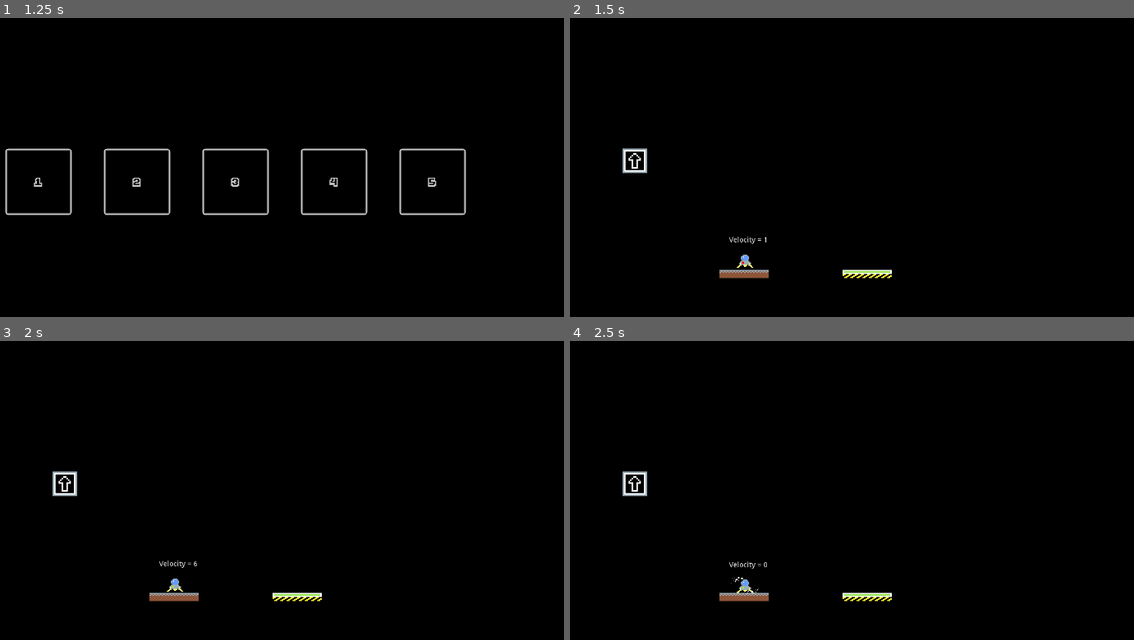
Above: before the commit, frames 1-4 (two rows, left to right).
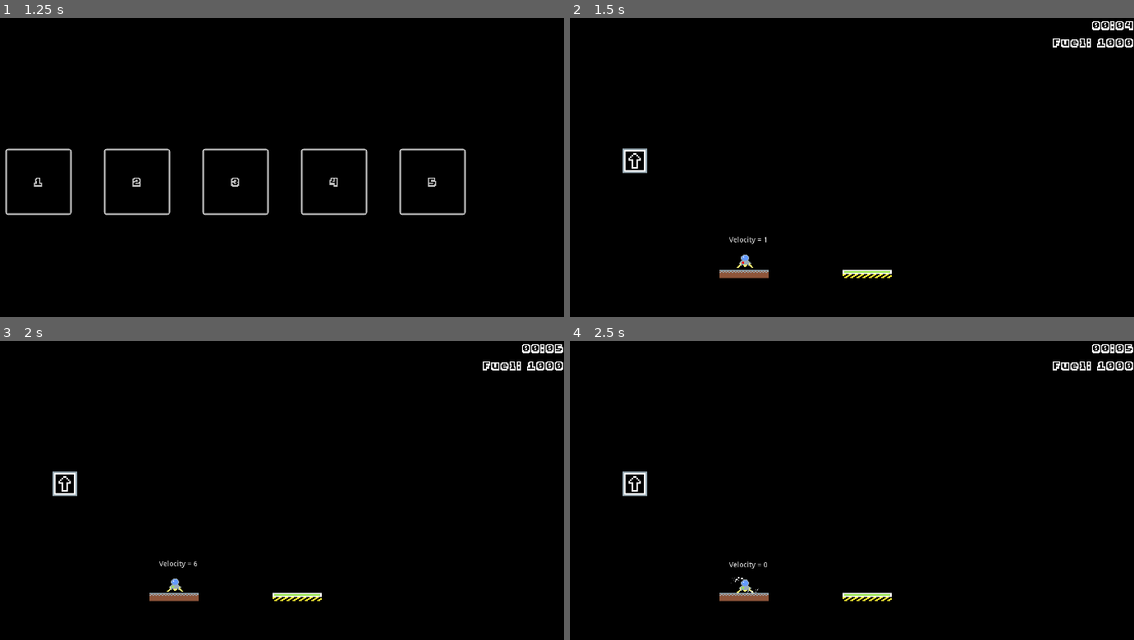
Above: after the commit, the same moments.

Repository: JestemStefan/GWJ_48_Moon_Lander
Game: Godot game, scene res://scenes/menu/MainMenu.tscn
The game is run twice, just before and just after one commit, with the same random seed, the same clock (stepped at 60 frames per second) and the same inputs.
Inputs:
- Up to frame 1 (1.25 s): click "Start" at 0.5 s
- Up to frame 2 (1.5 s): click "1" at 1.25 s
- Up to frame 3 (2 s): no input
- Up to frame 4 (2.5 s): hold Right (ui_right) from 2.03 s (still down)

Frame 1 is identical in both runs. In frame 2, 0.4% of the frame differs, in the area x 85-100%, y 1-11%; in frame 3, 0.4%; in frame 4, 0.4%.

Commit message:
Add time and fuel counter

Diff:
--- a/project.godot
+++ b/project.godot
@@ -45,7 +45,6 @@
 window/size/width=1280
 window/size/height=640
 window/size/resizable=false
-window/size/borderless=true
 window/dpi/allow_hidpi=true
 window/stretch/mode="viewport"
 window/stretch/aspect="keep"
--- /dev/null
+++ b/scenes/UI/Counter.tscn
@@ -0,0 +1,32 @@
+[gd_scene load_steps=3 format=2]
+
+[ext_resource path="res://src/ui/Counter.gd" type="Script" id=1]
+[ext_resource path="res://art/themes/MainTheme.tres" type="Theme" id=2]
+
+[node name="Counter" type="Control"]
+anchor_left = 1.0
+anchor_right = 1.0
+margin_left = -120.0
+margin_bottom = 69.0
+theme = ExtResource( 2 )
+script = ExtResource( 1 )
+
+[node name="VBoxContainer" type="VBoxContainer" parent="."]
+anchor_left = 1.0
+anchor_right = 1.0
+margin_left = -117.0
+margin_bottom = 96.0
+grow_horizontal = 0
+
+[node name="TimeLabel" type="Label" parent="VBoxContainer"]
+margin_right = 117.0
+margin_bottom = 30.0
+rect_min_size = Vector2( 0, 30 )
+align = 2
+
+[node name="FuelLabel" type="Label" parent="VBoxContainer"]
+margin_top = 34.0
+margin_right = 117.0
+margin_bottom = 64.0
+rect_min_size = Vector2( 0, 30 )
+align = 2
--- a/scenes/levels/Tutorial.tscn
+++ b/scenes/levels/Tutorial.tscn
@@ -6,7 +6,7 @@
 [ext_resource path="res://scenes/level_elements/StartingPad.tscn" type="PackedScene" id=4]
 [ext_resource path="res://art/arrows_up.png" type="Texture" id=5]
 [ext_resource path="res://src/ui/UI.gd" type="Script" id=6]
-[ext_resource path="res://art/themes/MainTheme.tres" type="Theme" id=7]
+[ext_resource path="res://scenes/UI/Counter.tscn" type="PackedScene" id=7]
 
 [node name="Level_Tutorial" type="Node2D"]
 
@@ -30,10 +30,7 @@
 [node name="LandingPad2" parent="." instance=ExtResource( 1 )]
 position = Vector2( 760, 500 )
 
-[node name="UI" type="Control" parent="."]
-margin_right = 40.0
-margin_bottom = 40.0
-theme = ExtResource( 7 )
+[node name="UI" type="CanvasLayer" parent="."]
 script = ExtResource( 6 )
 
 [node name="BackToLevelSelect" type="Button" parent="UI"]
@@ -52,10 +49,15 @@
 margin_bottom = 230.0
 text = "Restart"
 
+[node name="Counter" parent="UI" instance=ExtResource( 7 )]
+startFuel = 1000
+
 [node name="ArrowsUp" type="Sprite" parent="."]
 position = Vector2( 307, 279 )
 scale = Vector2( 3, 3 )
 texture = ExtResource( 5 )
 
+[connection signal="emitFuel" from="Player" to="UI/Counter" method="decreaseFuel"]
 [connection signal="button_up" from="UI/BackToLevelSelect" to="UI" method="_on_BackToLevelSelect_button_up"]
 [connection signal="button_up" from="UI/Restart" to="UI" method="_on_Restart_button_up"]
+[connection signal="fuelEmpty" from="UI/Counter" to="Player" method="_onFuelEmpty"]
--- a/src/globals/GameManager.gd
+++ b/src/globals/GameManager.gd
@@ -2,7 +2,7 @@
 
 var player: Player = null
 
-var UI: Control = null
+var UI: CanvasLayer = null
 onready var landing_result_label: PackedScene = preload("res://scenes/UI/LandingResultLabel.tscn")
 onready var sfx_exposion: PackedScene = preload("res://scenes/SFX/Explosion.tscn")
 
--- a/src/player/Player.gd
+++ b/src/player/Player.gd
@@ -5,10 +5,13 @@
 var vel: float
 
 var is_landed: bool = false
+var noFuel: bool = false
 
 onready var engine_particles: Particles2D = $EngineParticles
 onready var control_engine_particles_1: Particles2D = $ControlEngineParticles_1
 onready var control_engine_particles_2: Particles2D = $ControlEngineParticles_2
+
+signal emitFuel
 
 # Called when the node enters the scene tree for the first time.
 func _ready():
@@ -22,7 +25,7 @@
 	$Label.text = "Velocity = " + str(int(vel))
 
 	var input = self._get_input()
-	var is_engine_on: bool = input.y > 0
+	var is_engine_on: bool = input.y > 0 and not noFuel
 
 	dir = Vector2.UP.rotated(rotation) * 60 if is_engine_on else Vector2.ZERO
 	engine_particles.emitting = is_engine_on
@@ -31,6 +34,8 @@
 
 	apply_central_impulse(dir)
 
+	if is_engine_on:
+		emit_signal("emitFuel")
 
 func _get_input():
 	if is_landed:
@@ -63,3 +68,6 @@
 
 		else:
 			GameManager.total_failure()
+
+func _onFuelEmpty():
+	noFuel = true
--- /dev/null
+++ b/src/ui/Counter.gd
@@ -0,0 +1,33 @@
+extends Control
+
+onready var _timeLabel: Label = $VBoxContainer/TimeLabel
+onready var _fuelLabel: Label = $VBoxContainer/FuelLabel
+
+export var startFuel: int = 0
+
+signal fuelEmpty()
+
+var _currentFuel: int
+var _startTicks: int
+
+func _ready() -> void:
+	_currentFuel = startFuel
+	_startTicks = OS.get_ticks_msec()
+	_setFuelLabel()
+
+func _process(_delta: float) -> void:
+	var ticks = OS.get_ticks_msec()
+	var secs = ticks / 1000;
+	var mins = secs / 60;
+	secs = secs % 60;
+
+	_timeLabel.text = String(mins).pad_zeros(2) + ":" + String(secs).pad_zeros(2)
+
+func decreaseFuel() -> void:
+	if _currentFuel <= 0:
+		emit_signal("fuelEmpty")
+	_currentFuel -= 1;
+	_setFuelLabel()
+
+func _setFuelLabel() -> void:
+	_fuelLabel.text = "Fuel: " + String(_currentFuel).pad_zeros(4)
--- a/src/ui/UI.gd
+++ b/src/ui/UI.gd
@@ -1,5 +1,4 @@
-extends Control
-
+extends CanvasLayer
 
 func _ready():
 	GameManager.UI = self
